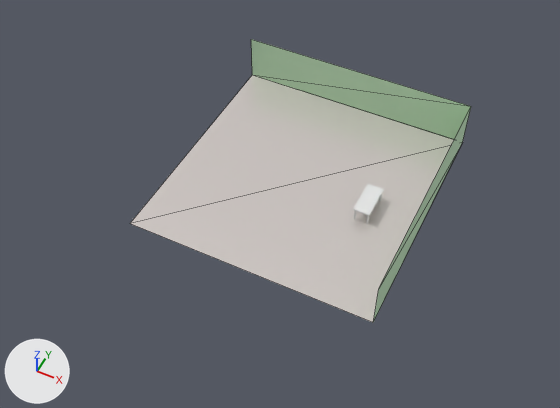
Before and after pictures for a commit that changed the glTF model frontend/public/gltf/space-1.glb.
One viewpoint serves both versions: a camera (50 mm lens) standing at (105.0, -240.0, 256.0) and looking at (0.0, -29.0, -8.0). Arrows for +X, +Y and +Z are at lower left; the lights stay in place. Mesh edges are drawn as thin lines on the coarser meshes. Where no turn or scale is listed for an object, it has been applied to the vertices.

Names of what the first picture shows: 'Cube.001', '평면'.
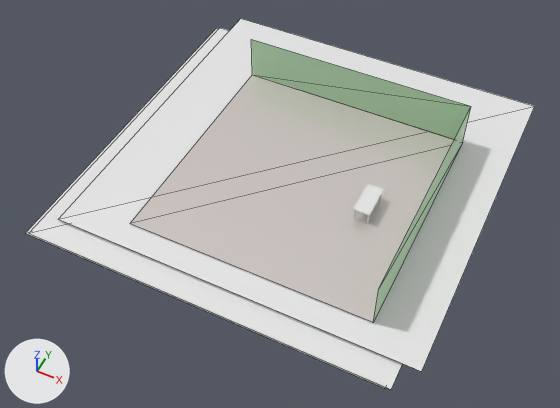
The newer file is also rescaled (x1.199), turned or shifted as a whole; pictures and numbers use the older file's frame.

The change, as a list of edits to the scene's bpy script:
```text
Add me_평면_003:
    me_평면_003.from_pydata([(-83.0, -83.0, 0.0), (83.0, -83.0, 0.0), (-83.0, 83.0, 0.0), (83.0, 83.0, 0.0)], [], [(0, 1, 3), (0, 3, 2)])
Add ob_평면_003:
    ob_평면_003 = bpy.data.objects.new('평면.003', me_평면_003)
    ob_평면_003.location = (-6.3, -13.2, -3.3)
Add ob_평면_002:
    ob_평면_002 = bpy.data.objects.new('평면.002', me_평면_003.copy())
    ob_평면_002.location = (-4.1, -13.2, -2.1)
Add ob_평면_001:
    ob_평면_001 = bpy.data.objects.new('평면.001', me_평면_003.copy())
    ob_평면_001.location = (3.5, -2.1, -0.6)
```

Boxes (x1, y1, x2, y2) around the edits, measured in the pictures (560 x 408 px):
'평면.001', added: after (59, 19, 534, 372)
'평면.002', added: after (29, 28, 402, 389)
'평면.003', added: after (26, 28, 386, 388)
